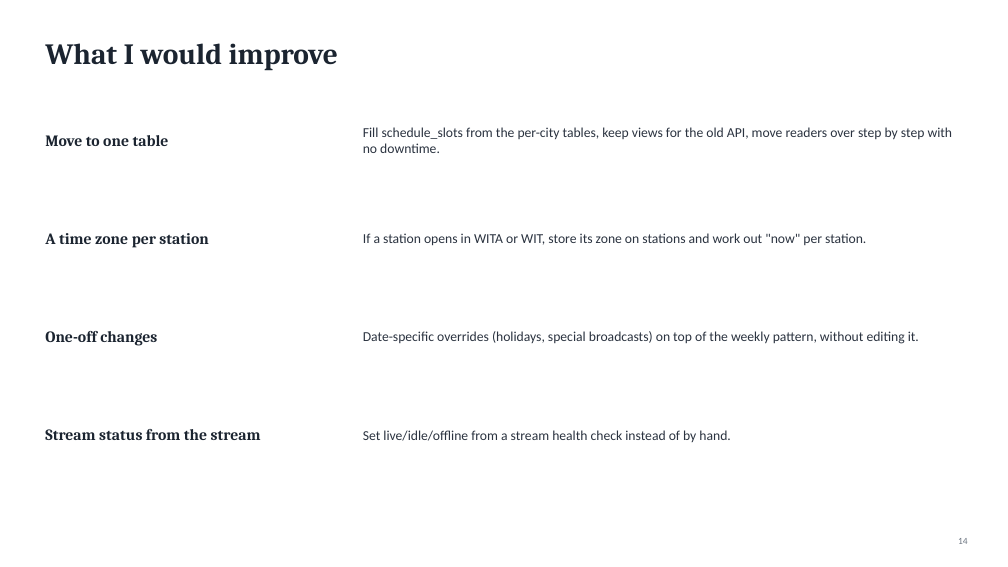
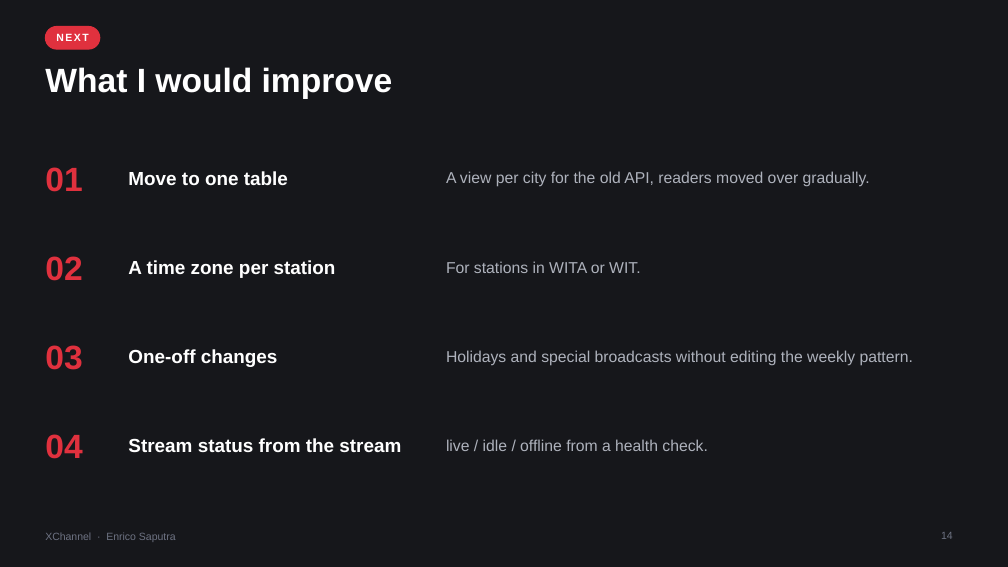
Before and after one commit to Enricosaputra/xchannel-dashboard-demo, a slide deck: slide 14 of docs/XChannel-walkthrough.pptx. Drawn at 1008x567 pixels with LibreOffice and Linux fonts; fonts in the diff are those of the drawing. Boxes give left, top, right and bottom in pixels: in the first picture for what was removed or moved away, otherwise in the second. Text is boxed around its words. In the diff, an @@ line names an element or a change of style, - is before the commit and + after.

```diff
--- a/docs/XChannel-walkthrough.pptx
+++ b/docs/XChannel-walkthrough.pptx
@@ background #FFFFFF to #16171B @@
@@ rounded rectangle added at box(45, 26, 100, 49), fill #E0313E, outline #E0313E 1 pt @@
@@ title "What I would improve": place and size @@
-title "What I would improve" at box(45, 43, 338, 71)
+title "What I would improve" at box(45, 67, 393, 99)
@@ title "What I would improve" at box(45, 67, 393, 99): size 28 to 32 pt, font Cambria to Arial, text colour #1B2430 to #FFFFFF; vertical alignment middle to top @@
@@ text added at box(56, 33, 89, 41), 10 pt, text #FFFFFF, bold @@
+NEXT
@@ size 15 to 18 pt, font Cambria to Arial, text colour #1B2430 to #FFFFFF in 4 elements at box(128, 438, 401, 453), box(128, 349, 278, 367), box(128, 260, 336, 278), box(128, 171, 288, 185) @@
@@ text "Move to one table": place and size @@
-text "Move to one table" at box(45, 135, 169, 146)
+text "Move to one table" at box(128, 171, 288, 185)
@@ text added at box(45, 167, 82, 192), 32 pt, text #E0313E, bold @@
+01
@@ text at box(446, 171, 870, 187): text changed; size 13 to 15 pt; font Calibri to Arial; text colour #2B3340 to #AEB2BC @@
-Fill schedule_slots from the per-city tables, keep views for the old API, move readers over step by step with no downtime.
+A view per city for the old API, readers moved over gradually.
@@ text "A time zone per station": place and size @@
-text "A time zone per station" at box(45, 233, 208, 248)
+text "A time zone per station" at box(128, 260, 336, 278)
@@ text removed at box(363, 233, 866, 246) @@
-If a station opens in WITA or WIT, store its zone on stations and work out "now" per station.
@@ text added at box(45, 256, 82, 281), 32 pt, text #E0313E, bold @@
+02
@@ text added at box(446, 261, 640, 273), 15 pt, text #AEB2BC @@
+For stations in WITA or WIT.
@@ text "One-off changes": place and size @@
-text "One-off changes" at box(45, 331, 157, 346)
+text "One-off changes" at box(128, 349, 278, 367)
@@ text added at box(45, 345, 82, 370), 32 pt, text #E0313E, bold @@
+03
@@ text at box(446, 350, 913, 366): text changed; size 13 to 15 pt; font Calibri to Arial; text colour #2B3340 to #AEB2BC @@
-Date-specific overrides (holidays, special broadcasts) on top of the weekly pattern, without editing it.
+Holidays and special broadcasts without editing the weekly pattern.
@@ text "Stream status from the stream": place and size @@
-text "Stream status from the stream" at box(45, 429, 261, 440)
+text "Stream status from the stream" at box(128, 438, 401, 453)
@@ text added at box(45, 434, 82, 459), 32 pt, text #E0313E, bold @@
+04
@@ text at box(446, 439, 707, 451): text changed; size 13 to 15 pt; font Calibri to Arial; text colour #2B3340 to #AEB2BC @@
-Set live/idle/offline from a stream health check instead of by hand.
+live / idle / offline from a health check.
@@ text added at box(45, 532, 176, 542), 10 pt, text #6E7383 @@
+XChannel · Enrico Saputra
@@ page number: place and size @@
-page number at box(958, 538, 968, 544)
+page number at box(941, 532, 953, 539)
@@ page number at box(941, 532, 953, 539): size 9 to 10 pt, font Calibri to Arial, text colour #6B7480 to #6E7383; vertical alignment middle to top @@
```
Also in this commit, not shown: 14 other slides changed, 7 other files.
